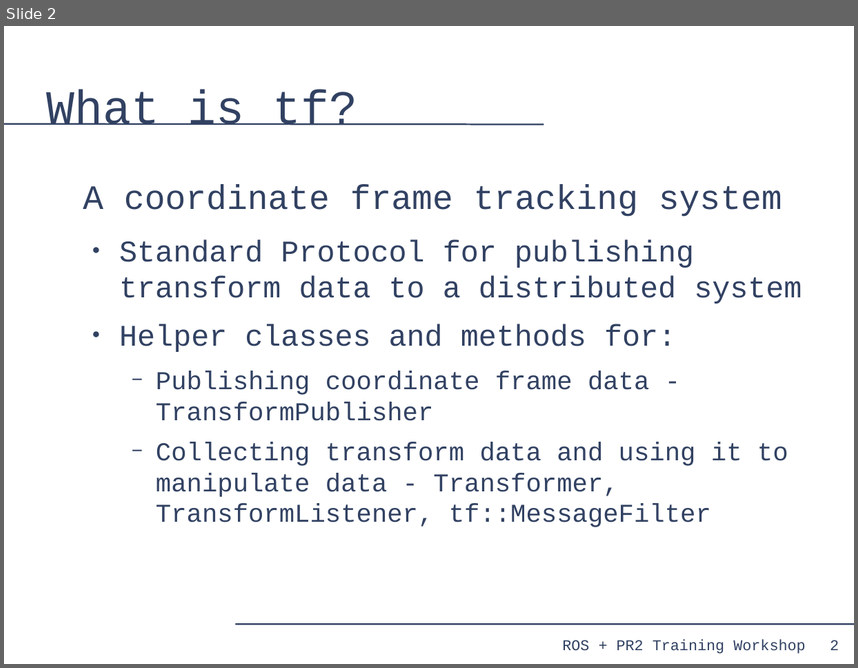
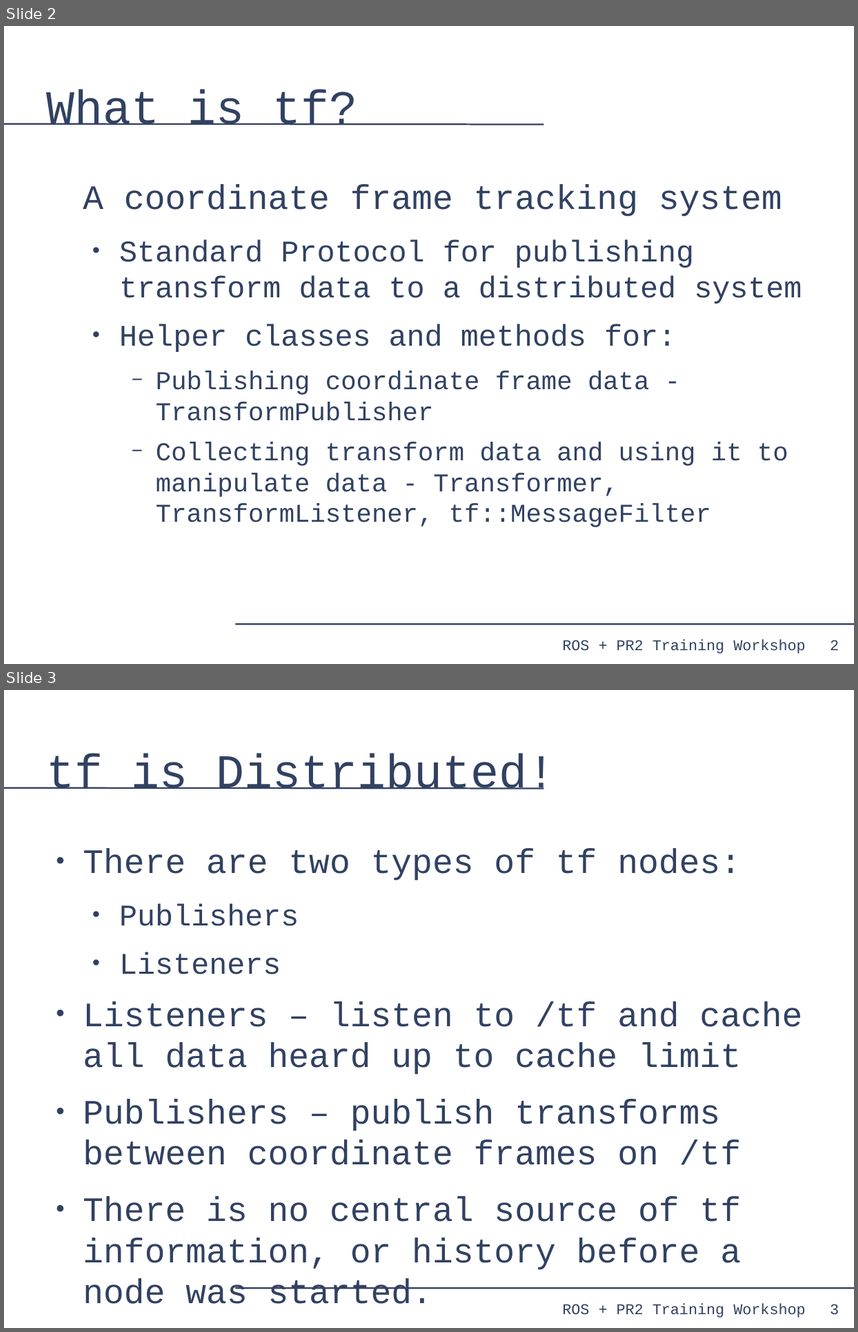
Before and after one commit to PR2/pr2_docs, a slide deck: pr2_training_workshop/tf/tf_training.odp. Shown one above the other, each under a label of ours: slide 2 before the commit, slides 2 and 3 after it. The pictures are 858x668 and 858x1332 pixels, drawn with LibreOffice and Linux fonts; fonts in the diff are those of the drawing. Boxes give left, top, right and bottom in pixels: in the first picture for what was removed or moved away, otherwise in the second. Text is boxed around its words. In the diff, an @@ line names an element or a change of style, - is before the commit and + after.

```diff
--- a/pr2_training_workshop/tf/tf_training.odp
+++ b/pr2_training_workshop/tf/tf_training.odp
@@ slide 3 added at bbox=[4, 690, 854, 1328], background #FFFFFF; not listed: 4 template elements that a slide beside it also shows @@
@@ title added at bbox=[47, 753, 555, 789], 44 pt, text #314162 @@
+tf is Distributed!
@@ text added at bbox=[83, 849, 802, 1270], 32 pt, text #314162 @@
+● There are two types of tf nodes:
+  ● Publishers
+  ● Listeners
+● Listeners – listen to /tf and cache all data heard up to cache limit
+● Publishers – publish transforms between coordinate frames on /tf
+● There is no central source of tf information, or history before a node was started.
```
Also in this commit, not shown: 1 slide changed, 5 other slides added.
